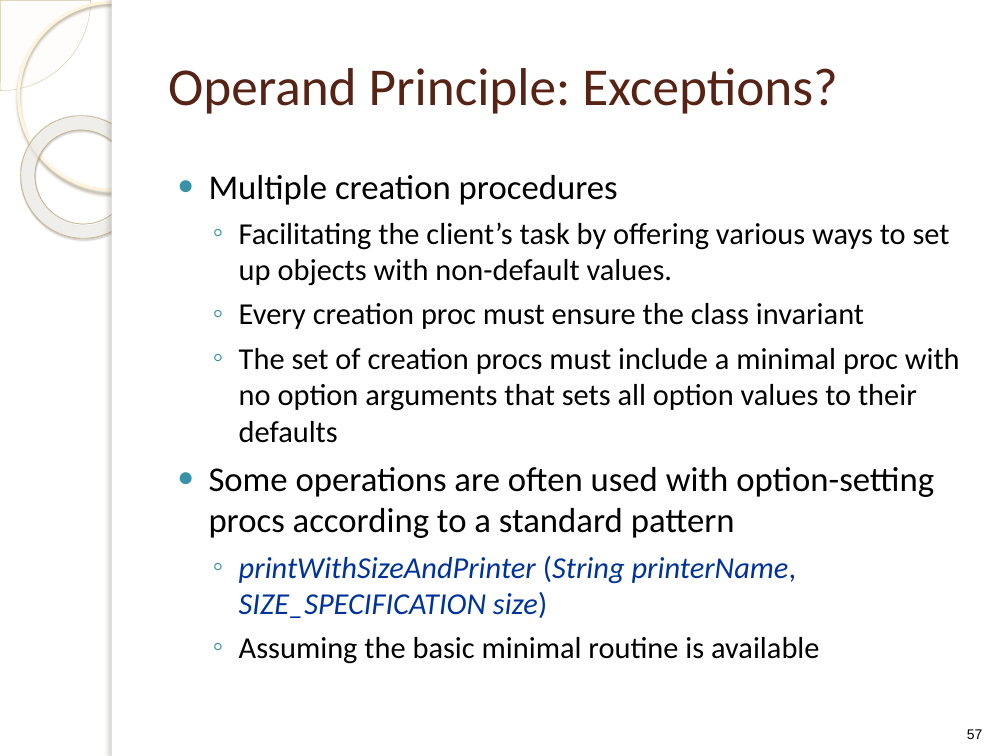
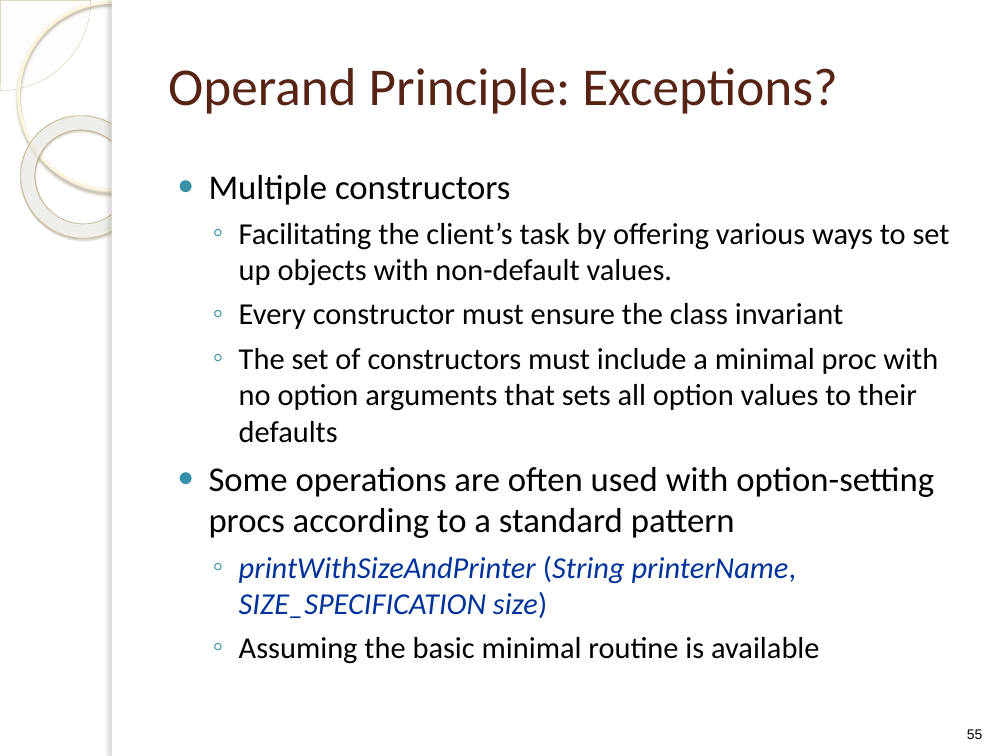
Before and after one commit to f1lm/MS-2014-Boise-State-University, a slide deck: slide 55 of Advance Software Engineering/Lecture Notes/ClassDesign.pptx (slide 57 before the commit). Drawn at 1008x756 pixels with LibreOffice and Linux fonts; fonts in the diff are those of the drawing; background and template pictures are left out. Boxes give left, top, right and bottom in pixels: in the first picture for what was removed or moved away, otherwise in the second. Text is boxed around its words. In the diff, an @@ line names an element or a change of style, - is before the commit and + after.

```diff
--- a/Advance Software Engineering/Lecture Notes/ClassDesign.pptx
+++ b/Advance Software Engineering/Lecture Notes/ClassDesign.pptx
@@ text at (x1=209, y1=175, x2=511, y2=205): text changed @@
-● Multiple creation procedures
+● Multiple constructors
@@ text at (x1=239, y1=303, x2=938, y2=443): text changed @@
-  ◦ Every creation proc must ensure the class invariant
-  ◦ The set of creation procs must include a minimal proc with no option arguments that sets all option values to their defaults
+  ◦ Every constructor must ensure the class invariant
+  ◦ The set of constructors must include a minimal proc with no option arguments that sets all option values to their defaults
@@ page number at (x1=967, y1=729, x2=983, y2=739): text changed @@
-57
+55
```
Also in this commit, not shown: 15 other slides changed, 2 slides removed.
